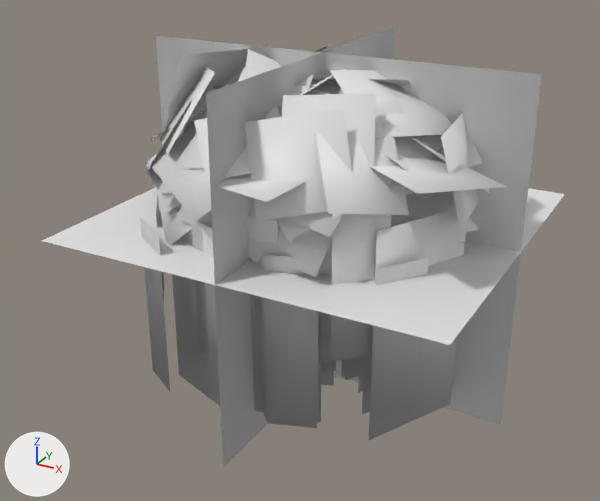
The glTF model data/models/board/vegetation/willow-broad.glb, before and after one commit.
One viewpoint serves both versions: a 50 mm camera at (31.2, -60.4, 42.3) aimed at (-1.1, -1.7, 13.0). Lighting does not change. The marker at lower left points along +X, +Y and +Z. The picture after the commit comes second. Materials are left out; every surface is plain grey. Where no turn or scale is listed for an object, it has been applied to the vertices. Vertices at exactly the same position are counted once.

The older version as bpy lines, for what is in view:
```python
me_willow_broad_lod0 = bpy.data.meshes.new('willow-broad-lod0')
me_willow_broad_lod0.from_pydata(...)  # 865 vertices, 682 faces; spans x -16.8..17.6, y -16.4..15.2, z 0.0..30.0
# faces by material slot: [384, 298]
me_willow_broad_lod0.materials.append(mat_bark)
me_willow_broad_lod0.materials.append(mat_canopy_cutout)
me_willow_broad_lod1 = bpy.data.meshes.new('willow-broad-lod1')
me_willow_broad_lod1.from_pydata(...)  # 281 vertices, 190 faces; spans x -14.2..15.2, y -14.1..14.4, z 0.0..30.0
# faces by material slot: [80, 110]
me_willow_broad_lod1.materials.append(mat_bark)
me_willow_broad_lod1.materials.append(mat_canopy_cutout)
me_willow_broad_lod2 = bpy.data.meshes.new('willow-broad-lod2')
me_willow_broad_lod2.from_pydata(...)  # 91 vertices, 58 faces; spans x -13.9..15.0, y -12.9..14.9, z 0.0..30.0
# faces by material slot: [26, 32]
me_willow_broad_lod2.materials.append(mat_bark)
me_willow_broad_lod2.materials.append(mat_canopy_cutout)
me_willow_broad_lod3 = bpy.data.meshes.new('willow-broad-lod3')
me_willow_broad_lod3.from_pydata(...)  # 12 vertices, 6 faces; spans x -16.8..17.6, y -16.4..15.2, z 0.0..30.0
me_willow_broad_lod3.materials.append(mat_impostor)
ob_willow_broad_lod0_001 = bpy.data.objects.new('willow-broad-lod0.001', me_willow_broad_lod0)
ob_willow_broad_lod0_001.location = (0.0, 0.0, 0.0)
ob_willow_broad_lod1_001 = bpy.data.objects.new('willow-broad-lod1.001', me_willow_broad_lod1)
ob_willow_broad_lod1_001.location = (0.0, 0.0, 0.0)
ob_willow_broad_lod2_001 = bpy.data.objects.new('willow-broad-lod2.001', me_willow_broad_lod2)
ob_willow_broad_lod2_001.location = (0.0, 0.0, 0.0)
ob_willow_broad_lod3_001 = bpy.data.objects.new('willow-broad-lod3.001', me_willow_broad_lod3)
ob_willow_broad_lod3_001.location = (0.0, 0.0, 0.0)
```
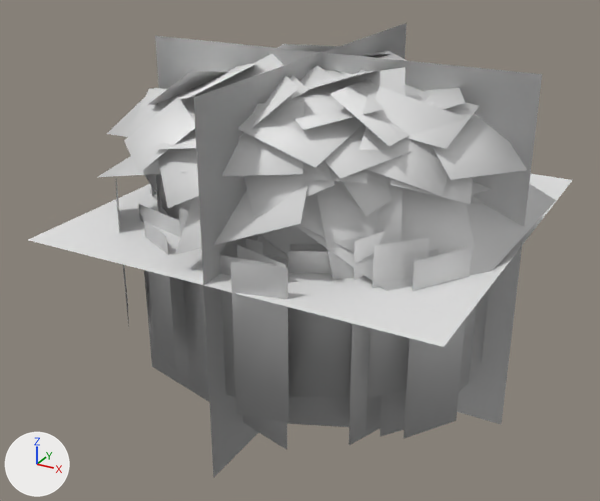
Where the change shows, as pixel boxes [x1, y1, x2, y2] in the pictures (600 x 501 px):
'willow-broad-lod0.001', reshaped (14% wider)
    before: [140, 44, 507, 428]
    after: [107, 44, 527, 439]
'willow-broad-lod3.001', reshaped
    before: [42, 27, 565, 468]
    after: [28, 23, 572, 478]
'willow-broad-lod2.001', reshaped
    before: [157, 36, 466, 440]
    after: [139, 67, 556, 450]
'willow-broad-lod1.001', reshaped (mostly hidden)
    before: [146, 49, 479, 377]
    after: [98, 64, 491, 427]
part 2 of me_willow_broad_lod1, rebuilt (not visible afterwards)
    before: [407, 197, 431, 205]
part 3 of me_willow_broad_lod1, rebuilt (mostly hidden)
    before: [202, 210, 212, 222]
    after: [183, 198, 193, 208]
part 4 of me_willow_broad_lod1, rebuilt (not visible afterwards)
    before: [341, 360, 346, 377]
part 5 of me_willow_broad_lod1, rebuilt
    before: [276, 181, 400, 241]
    after: [299, 193, 366, 252]
part 6 of me_willow_broad_lod1, rebuilt
    before: [146, 163, 181, 213]
    after: [98, 156, 186, 177]
part 7 of me_willow_broad_lod1, rebuilt
    before: [414, 191, 455, 205]
    after: [472, 182, 491, 194]
part 8 of me_willow_broad_lod1, deleted (mostly hidden)
    before: [247, 148, 441, 371]
part 9 of me_willow_broad_lod1, reshaped (mostly hidden)
    before: [154, 49, 479, 245]
    after: [145, 64, 475, 427]

The change, as a list of edits to the scene's bpy script:
```text
Change me_willow_broad_lod0:
    remove me_willow_broad_lod0.from_pydata(...)  # 865 vertices, 682 faces; spans x -16.8..17.6, y -16.4..15.2, z 0.0..30.0
    add me_willow_broad_lod0.from_pydata(...)  # 865 vertices, 682 faces; spans x -16.8..17.6, y -17.7..17.9, z 0.0..30.0
    me_willow_broad_lod0 part 1: 596 of 865 vertices moved; they spanned x -16.8..17.6, y -16.4..15.2, z 2.7..30.0 and now span x -16.8..17.6, y -17.7..17.9, z 2.8..30.0; mean shift (0.2, 0.2, 0.6); largest move (1.2, -12.0, 2.7) -> (0.5, 17.9, 9.1)
    other edits to the shape of me_willow_broad_lod0 do not show in these pictures
Change me_willow_broad_lod1:
    remove me_willow_broad_lod1.from_pydata(...)  # 281 vertices, 190 faces; spans x -14.2..15.2, y -14.1..14.4, z 0.0..30.0
    add me_willow_broad_lod1.from_pydata(...)  # 284 vertices, 184 faces; spans x -16.3..15.6, y -16.8..16.2, z 0.0..30.0
    me_willow_broad_lod1 part 2: the loose piece of 4 vertices spanning x 1.0..11.2, y -9.2..1.5, z 20.1..24.0 is rebuilt with 4 vertices and now spans x -0.8..11.6, y -8.6..3.6, z 20.4..22.7
    me_willow_broad_lod1 part 3: the loose piece of 4 vertices spanning x -9.7..2.3, y -12.8..-1.6, z 19.1..25.0 is rebuilt with 4 vertices and now spans x -9.3..3.5, y -14.6..-1.9, z 19.0..26.4
    me_willow_broad_lod1 part 4: the loose piece of 4 vertices spanning x 4.9..6.9, y -5.4..0.2, z 3.8..24.2 is rebuilt with 4 vertices and now spans x 2.5..6.1, y -5.8..1.8, z 2.5..22.0
    me_willow_broad_lod1 part 5: the loose piece of 4 vertices spanning x -1.6..10.7, y -14.1..-2.6, z 19.7..24.7 is rebuilt with 4 vertices and now spans x 0.1..9.5, y -12.3..-2.5, z 18.3..25.7
    me_willow_broad_lod1 part 6: the loose piece of 4 vertices spanning x -14.2..-2.7, y -11.2..-0.8, z 18.4..23.8 is rebuilt with 4 vertices and now spans x -14.8..-3.5, y -13.1..-1.2, z 20.4..25.1
    me_willow_broad_lod1 part 7: the loose piece of 4 vertices spanning x 2.8..14.0, y -6.9..4.1, z 19.4..22.7 is rebuilt with 4 vertices and now spans x 5.5..15.3, y -5.9..4.3, z 20.5..23.5
    me_willow_broad_lod1 part 8: 28 loose pieces with 112 vertices, spanning x -12.1..13.6, y -12.4..12.8, z 2.3..26.9, are deleted
    me_willow_broad_lod1 part 9: 1 vertex moved within x 0.4, y -1.3, z 0.0; 68 vertices removed from x -13.0..15.2, y -12.2..10.1, z 0.0..30.0; 183 vertices added at x -16.3..15.6, y -16.8..16.2, z 0.0..30.0
    other edits to the shape of me_willow_broad_lod1 do not show in these pictures
Change me_willow_broad_lod2:
    remove me_willow_broad_lod2.from_pydata(...)  # 91 vertices, 58 faces; spans x -13.9..15.0, y -12.9..14.9, z 0.0..30.0
    add me_willow_broad_lod2.from_pydata(...)  # 91 vertices, 58 faces; spans x -18.1..18.9, y -14.7..15.6, z 0.0..30.0
    me_willow_broad_lod2 part 10: 68 of 91 vertices moved; they spanned x -13.9..15.0, y -12.9..14.9, z 2.5..30.0 and now span x -18.1..18.9, y -14.7..15.6, z 2.5..30.0; mean shift (0.0, 0.1, -0.3); largest move (-11.4, 14.3, 22.5) -> (-8.8, -6.8, 25.2)
    other edits to the shape of me_willow_broad_lod2 do not show in these pictures
Change me_willow_broad_lod3:
    remove me_willow_broad_lod3.from_pydata(...)  # 12 vertices, 6 faces; spans x -16.8..17.6, y -16.4..15.2, z 0.0..30.0
    add me_willow_broad_lod3.from_pydata(...)  # 12 vertices, 6 faces; spans x -16.8..17.6, y -17.7..17.9, z 0.0..30.0
    me_willow_broad_lod3 part 11
    me_willow_broad_lod3.vertices[0].co: (-16.8, 0.0, 0.0) -> (-16.8, 0.0, 0.0)  # pixel (175, 330) -> not seen
    me_willow_broad_lod3.vertices[4].co: (0.0, -16.4, 0.0) -> (0.0, -17.7, 0.0)  # pixel (223, 468) -> pixel (213, 478)
    me_willow_broad_lod3.vertices[5].co: (0.0, 15.2, 0.0) -> (0.0, 17.9, 0.0)
    me_willow_broad_lod3.vertices[6].co: (0.0, 15.2, 30.0) -> (0.0, 17.9, 30.0)  # pixel (395, 26) -> pixel (406, 22)
    me_willow_broad_lod3.vertices[7].co: (0.0, -16.4, 30.0) -> (0.0, -17.7, 30.0)  # pixel (206, 92) -> pixel (193, 97)
    me_willow_broad_lod3.vertices[8].co: (-16.8, -16.4, 16.2) -> (-16.8, -17.7, 16.7)  # pixel (41, 240) -> pixel (27, 240)
    me_willow_broad_lod3.vertices[9].co: (17.6, -16.4, 16.2) -> (17.6, -17.7, 16.7)  # pixel (450, 345) -> pixel (443, 347)
    me_willow_broad_lod3.vertices[10].co: (17.6, 15.2, 16.2) -> (17.6, 17.9, 16.7)  # pixel (565, 194) -> pixel (572, 179)
    me_willow_broad_lod3.vertices[11].co: (-16.8, 15.2, 16.2) -> (-16.8, 17.9, 16.7)
```
